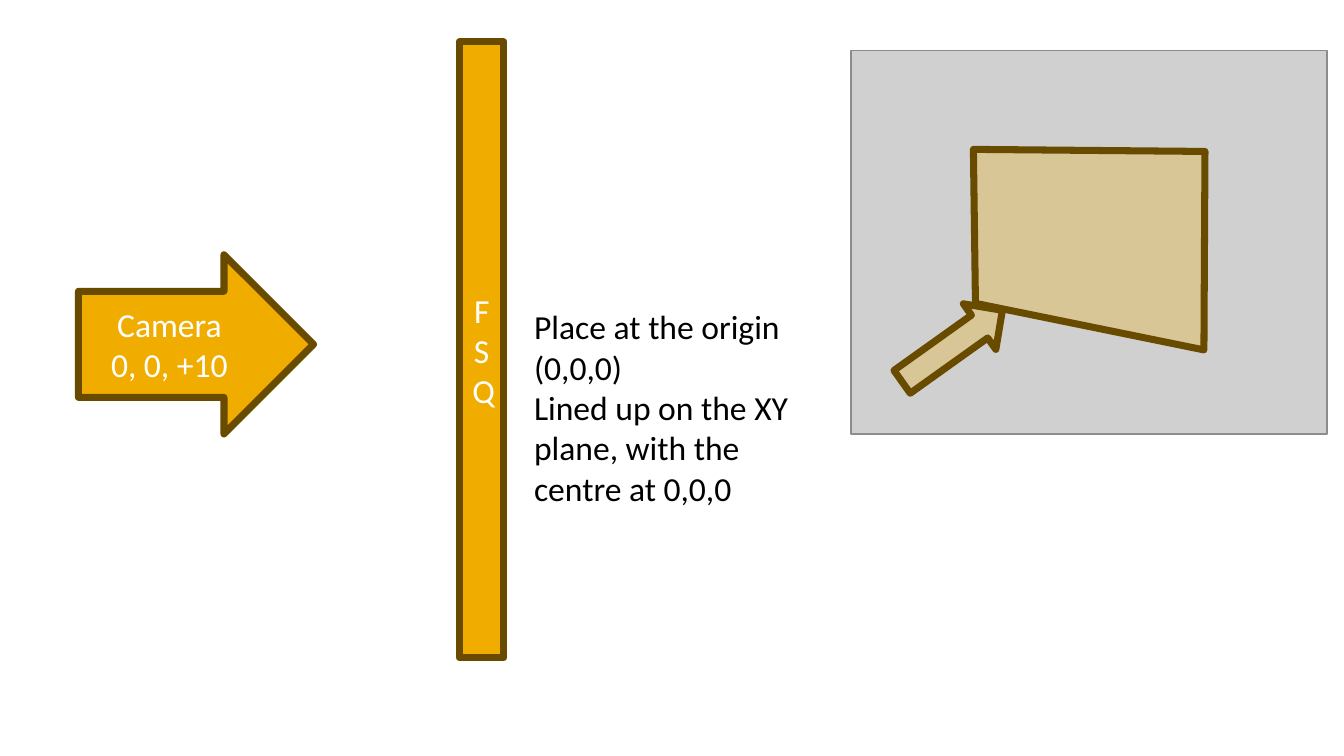
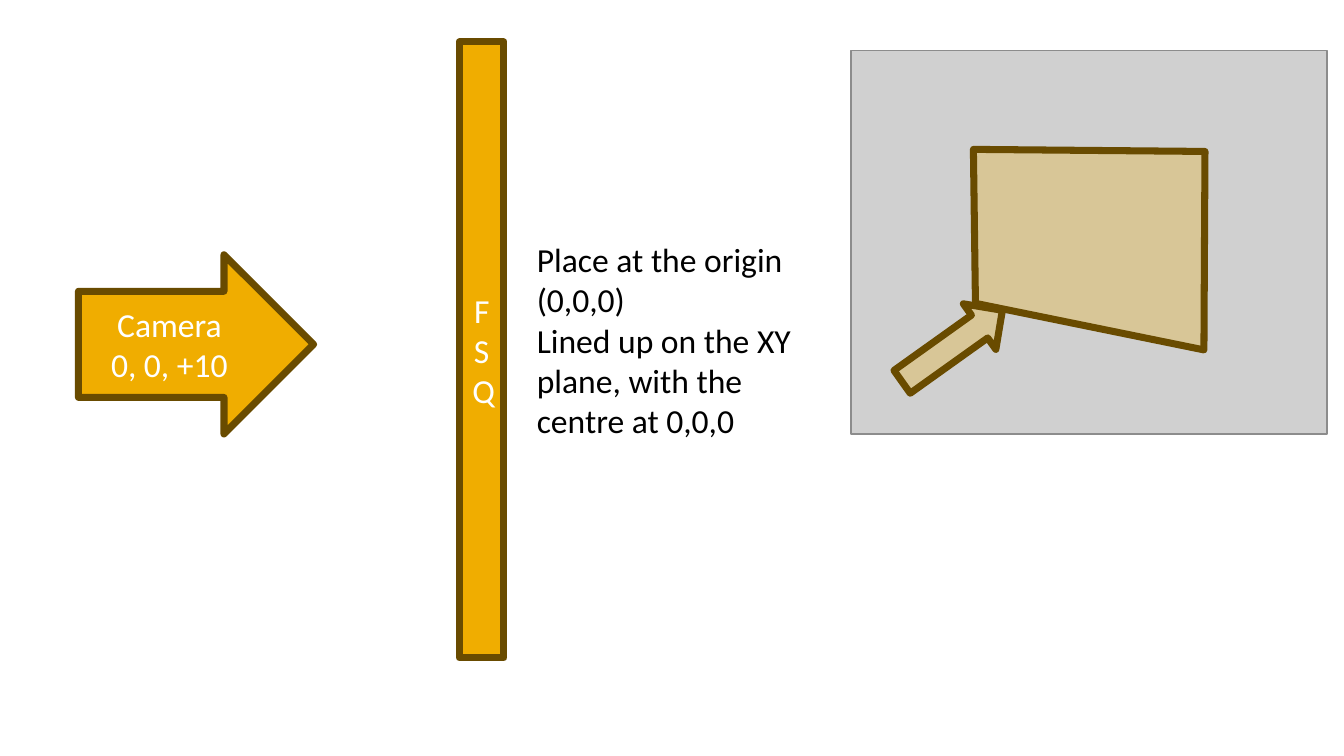
Before and after one commit to FeeneyCodes/GDP202425, a slide deck: slide 15 of 6020_Graph_2_(2025)/Day2Day/Week_08_Deferred_Rendering_1/Deferred_lighting.pptx. Drawn at 1344x756 pixels with LibreOffice and Linux fonts; fonts in the diff are those of the drawing; grey boxes stand for pictures. Boxes give left, top, right and bottom in pixels: in the first picture for what was removed or moved away, otherwise in the second. Text is boxed around its words. In the diff, an @@ line names an element or a change of style, - is before the commit and + after.

```diff
--- a/6020_Graph_2_(2025)/Day2Day/Week_08_Deferred_Rendering_1/Deferred_lighting.pptx
+++ b/6020_Graph_2_(2025)/Day2Day/Week_08_Deferred_Rendering_1/Deferred_lighting.pptx
@@ text "Place at the origin (0,0,0)": place and size @@
-text "Place at the origin (0,0,0)" at (534, 315, 788, 505)
+text "Place at the origin (0,0,0)" at (537, 248, 791, 437)
```
Also in this commit, not shown: 8 slides added, 3 other files.
